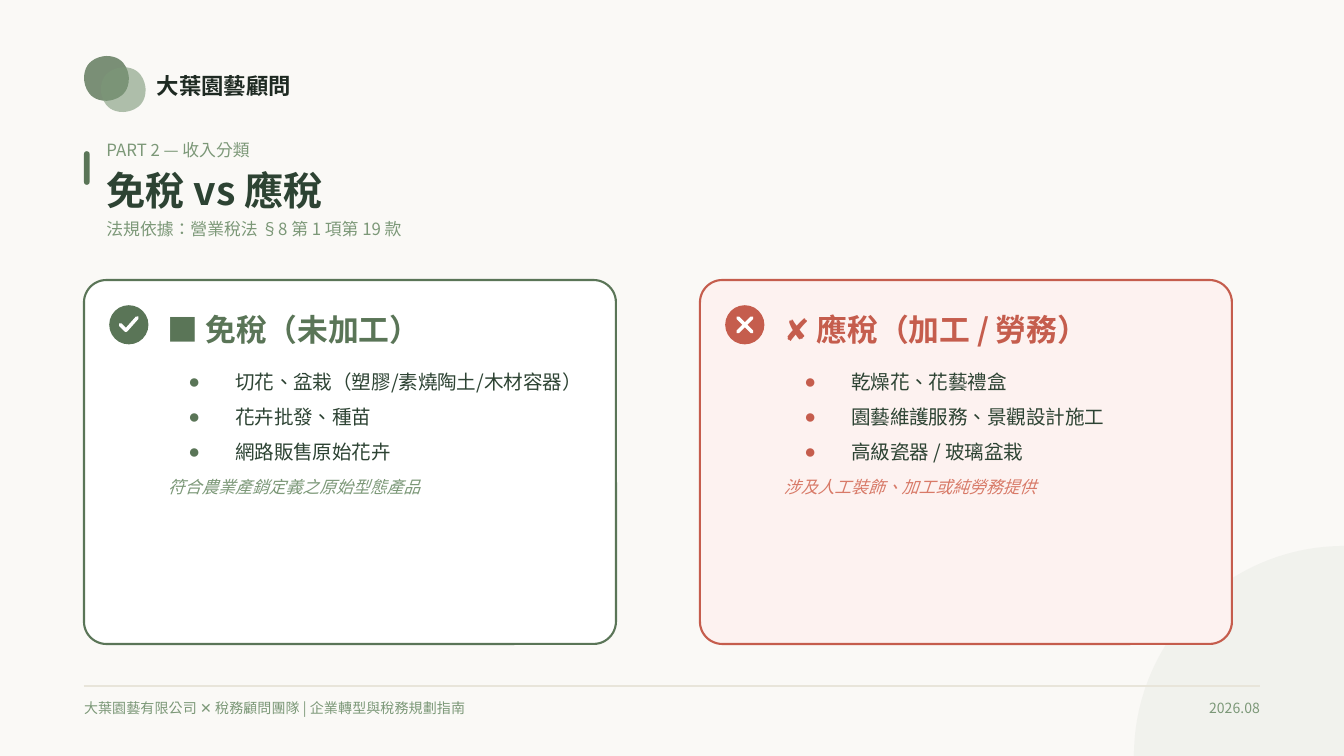
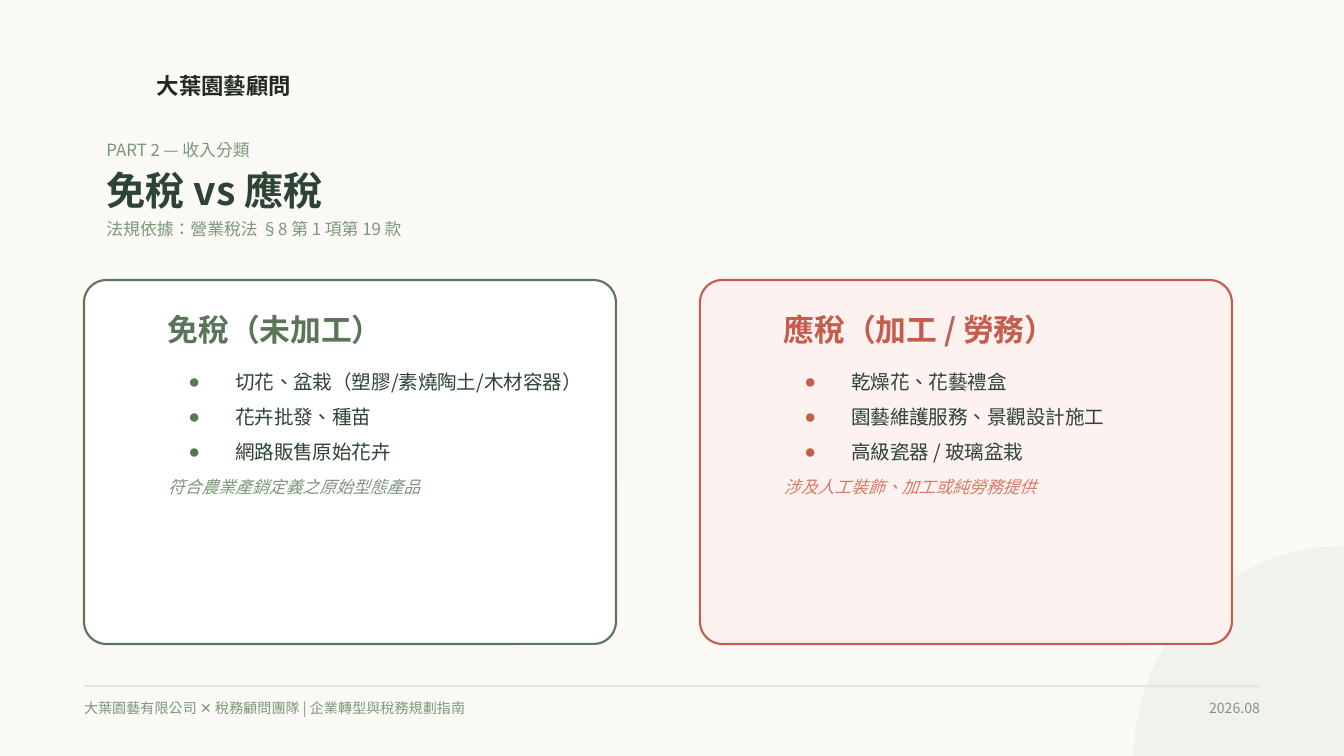
Before and after one commit to qwerty10218/horticulture-tax-case, a slide deck: slide 6 of 08_上台簡報準備/園藝公司設立與首年稅務規劃 (統一風格版).pptx. Drawn at 1344x756 pixels with LibreOffice and Linux fonts; fonts in the diff are those of the drawing. Boxes give left, top, right and bottom in pixels: in the first picture for what was removed or moved away, otherwise in the second. Text is boxed around its words. In the diff, an @@ line names an element or a change of style, - is before the commit and + after.

```diff
--- a/08_上台簡報準備/園藝公司設立與首年稅務規劃 (統一風格版).pptx
+++ b/08_上台簡報準備/園藝公司設立與首年稅務規劃 (統一風格版).pptx
@@ freeform shape removed at [83,56,128,101] @@
@@ freeform shape removed at [101,67,145,112] @@
@@ rounded rectangle removed at [83,151,89,184] @@
@@ ellipse removed at [109,305,148,344] @@
@@ freeform shape removed at [121,317,137,329] @@
@@ text at [168,314,383,344]: text changed @@
-■ 免稅（未加工）
+免稅（未加工）
@@ ellipse removed at [726,305,765,344] @@
@@ freeform shape removed at [738,317,751,331] @@
@@ text at [784,314,1055,344]: text changed @@
-✘ 應稅（加工 / 勞務）
+應稅（加工 / 勞務）
```
Also in this commit, not shown: 14 other slides changed, 1 other file.
